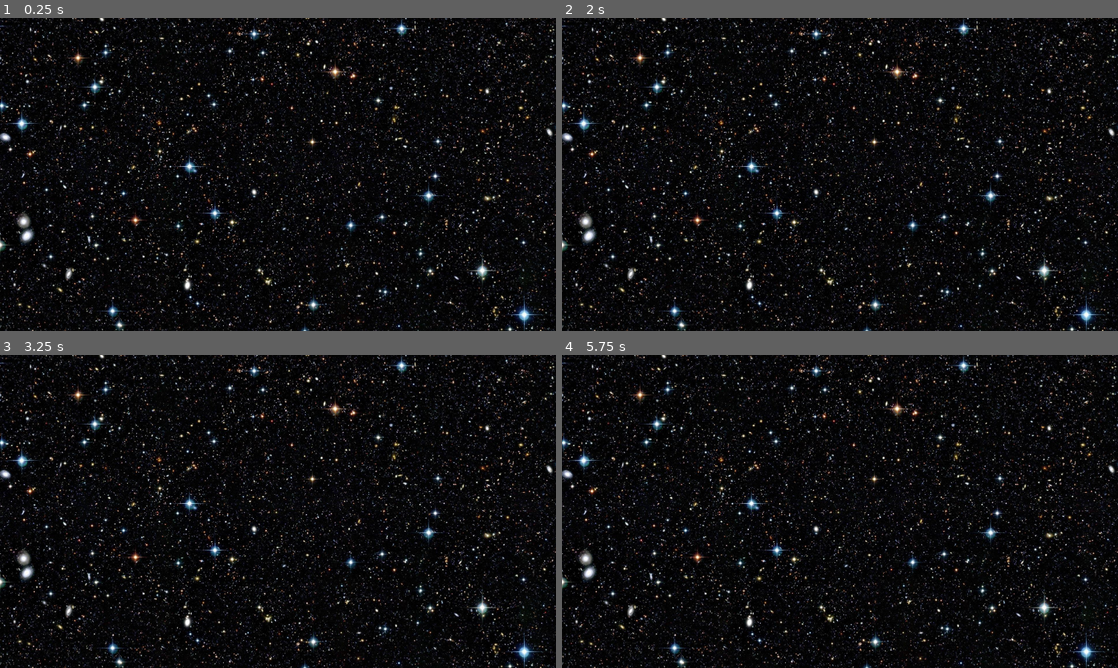
Above: before the commit, frames 1-4 (two rows, left to right).
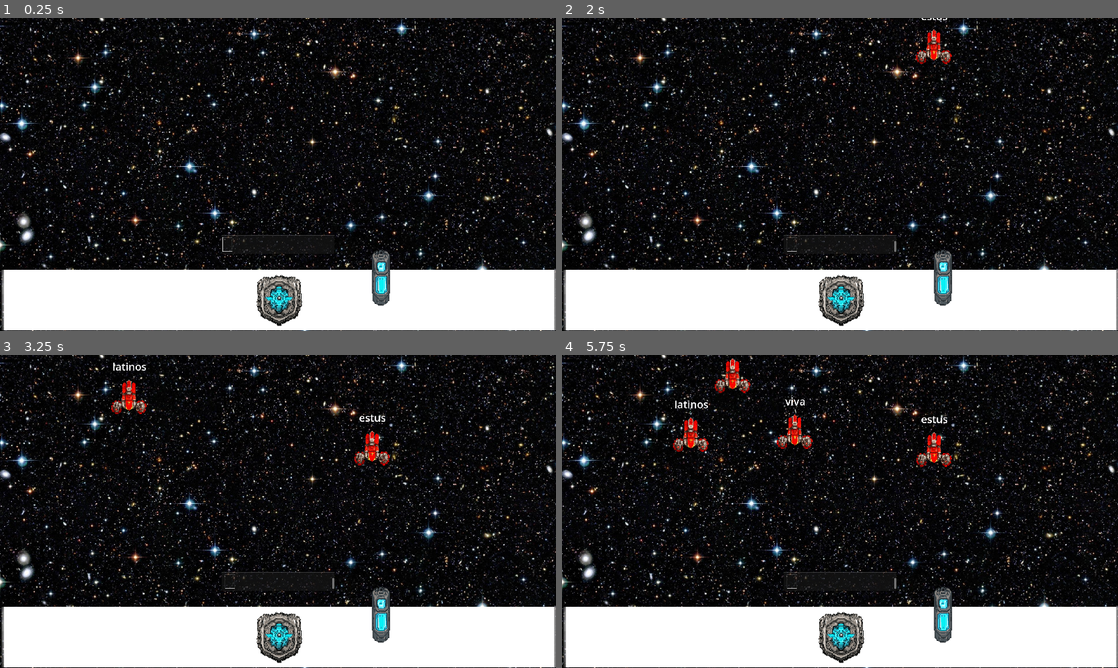
Above: after the commit, the same moments.

Repository: HephaistosForge/LinguaCaelestia
Game: Godot game, scene res://levels/main.tscn
Two runs of this game, one before a commit and one after it. Both use one fixed random seed, a clock stepped at 60 frames per second and the inputs below. Before the commit the project has no main scene; this scene is started directly in both runs.
Inputs:
- Up to frame 1 (0.25 s): no input
- Up to frame 2 (2 s): tap Enter at 0.5 s; tap Space at 1.25 s
- Up to frame 3 (3.25 s): no input
- Up to frame 4 (5.75 s): no input

The runs differ from the first frame. In frame 1, 20% of the frame differs, in the area x 0-100%, y 0-100%; in frame 2, 21%; in frame 3, 21%; in frame 4, 22%.

Commit message:
Add basic typing functionality to destroy a ship

Diff:
--- /dev/null
+++ b/controller/enemy_target_position.tscn
@@ -0,0 +1,3 @@
+[gd_scene format=3 uid="uid://q465b7xb2fw0"]
+
+[node name="EnemyTargetPosition" type="Node2D" groups=["enemy_target_position"]]
--- /dev/null
+++ b/controller/game_controller.gd
@@ -0,0 +1,65 @@
+extends Node2D
+
+var rocket_scene = preload("res://entities/projectile/rocket/rocket.tscn")
+
+var target_positions: Array[Vector2]
+var target_occupants: Array
+var score = 0
+
+func _ready():
+	for node in get_tree().get_nodes_in_group("enemy_target_position"):
+		target_positions.append(node.global_position)
+		target_occupants.append(null)
+	_spawn_enemy()
+	$TextEdit.grab_focus()
+
+func _process(delta):
+	pass
+
+func _random_choice(arr):
+	return arr[randi() % len(arr)]
+
+func _on_enemy_spawn_timer():
+	_spawn_enemy()
+
+func _get_free_index():
+	var empty = []
+	for i in range(0, len(target_positions)):
+		if target_occupants[i] == null:
+			empty.append(i)
+	if empty.is_empty():
+		return null
+	return _random_choice(empty)
+
+func _spawn_enemy():
+	var empty_index = _get_free_index()
+	if empty_index == null:
+		return
+	var target_pos = target_positions[empty_index]
+	var cruiser = _random_enemy()
+	target_occupants[empty_index] = cruiser
+	cruiser.index = empty_index
+	cruiser.position = target_pos * Vector2(0, 500)
+	cruiser.target_position = target_pos
+	add_child(cruiser)
+
+func _on_ship_destroyed(index):
+	target_occupants[index] = null
+	score += 100
+
+func _random_enemy():
+	var lang = _random_choice(Lang.LANGUAGES)
+	var cruiser = lang.cruiser_scene.instantiate()
+	cruiser.set_text(_random_choice(lang.ship_words))
+	return cruiser
+
+
+
+func _on_text_edit_text_changed():
+	var text = $TextEdit.text
+	for typed_label in get_tree().get_nodes_in_group("typed_label"):
+		if typed_label.type_text(text):
+			$TextEdit.text = ""
+			# TODO: for now destroy immediately
+			typed_label.get_parent().destroy()
+			break
--- /dev/null
+++ b/controller/game_controller.tscn
@@ -0,0 +1,41 @@
+[gd_scene load_steps=3 format=3 uid="uid://by76rqpob6t67"]
+
+[ext_resource type="Script" path="res://controller/game_controller.gd" id="1_tkqja"]
+[ext_resource type="Theme" uid="uid://c482k53sm2txa" path="res://resources/theme.tres" id="2_57l1q"]
+
+[node name="GameController" type="Node2D"]
+script = ExtResource("1_tkqja")
+
+[node name="EnemySpawnTimer" type="Timer" parent="."]
+autostart = true
+
+[node name="TextEdit" type="TextEdit" parent="."]
+anchors_preset = 8
+anchor_left = 0.5
+anchor_top = 0.5
+anchor_right = 0.5
+anchor_bottom = 0.5
+offset_left = -195.0
+offset_top = -31.0
+offset_right = 195.0
+offset_bottom = 34.0
+grow_horizontal = 2
+grow_vertical = 2
+size_flags_horizontal = 6
+size_flags_vertical = 6
+mouse_filter = 2
+theme = ExtResource("2_57l1q")
+theme_override_font_sizes/font_size = 35
+context_menu_enabled = false
+shortcut_keys_enabled = false
+selecting_enabled = false
+deselect_on_focus_loss_enabled = false
+drag_and_drop_selection_enabled = false
+virtual_keyboard_enabled = false
+middle_mouse_paste_enabled = false
+caret_type = 1
+caret_move_on_right_click = false
+caret_multiple = false
+
+[connection signal="timeout" from="EnemySpawnTimer" to="." method="_on_enemy_spawn_timer"]
+[connection signal="text_changed" from="TextEdit" to="." method="_on_text_edit_text_changed"]
--- /dev/null
+++ b/controller/rocket_launch_position.tscn
@@ -0,0 +1,3 @@
+[gd_scene format=3 uid="uid://6t8r5pw5wfjc"]
+
+[node name="RocketLaunchPosition" type="Node2D" groups=["rocket_launch_position"]]
--- /dev/null
+++ b/entities/enemies/latin/cruiser.gd
@@ -0,0 +1 @@
+extends Ship
--- a/entities/enemies/latin/cruiser.tscn
+++ b/entities/enemies/latin/cruiser.tscn
@@ -1,3 +1,18 @@
-[gd_scene format=3 uid="uid://ut0vy4oytro7"]
+[gd_scene load_steps=4 format=3 uid="uid://ut0vy4oytro7"]
 
-[node name="Cruiser" type="Node2D"]
+[ext_resource type="Script" path="res://entities/enemies/latin/cruiser.gd" id="1_31tes"]
+[ext_resource type="Texture2D" uid="uid://dyk7wq48gycyt" path="res://entities/enemies/latin/latin_cruiser.png" id="2_guxcj"]
+[ext_resource type="PackedScene" uid="uid://c2nj1twkiad1l" path="res://entities/enemies/typed_label.tscn" id="3_u6h1s"]
+
+[node name="Cruiser" type="Area2D"]
+script = ExtResource("1_31tes")
+
+[node name="Sprite" type="Sprite2D" parent="."]
+position = Vector2(2, -1)
+scale = Vector2(1.5, 1.5)
+texture = ExtResource("2_guxcj")
+
+[node name="CollisionShape2D" type="CollisionShape2D" parent="."]
+
+[node name="TypedLabel" parent="." instance=ExtResource("3_u6h1s")]
+position = Vector2(0, -104)
--- /dev/null
+++ b/entities/enemies/ship.gd
@@ -0,0 +1,31 @@
+extends Area2D
+
+class_name Ship
+
+@export var max_hp = 100
+@export var speed = 3
+
+signal destroyed(int)
+
+var index: int
+var hp: int
+var target_position: Vector2
+
+func _ready():
+	hp = max_hp
+	#$TypedLabel.connect("typed_label", destroy)
+
+func reduce_hp(by):
+	hp -= by
+	if hp <= 0:
+		destroy()
+
+func destroy():
+	emit_signal("destroyed", index)
+	queue_free()
+
+func _physics_process(delta):
+	self.global_position -= (self.global_position - target_position) * delta * speed
+
+func set_text(text: String):
+	$TypedLabel.set_text(text)
--- /dev/null
+++ b/entities/enemies/typed_label.gd
@@ -0,0 +1,20 @@
+extends Node2D
+
+#signal correctly_typed
+
+func _ready():
+	$Typed.visible_characters = 0
+
+
+func set_text(text: String):
+	$Label.text = text
+	$Typed.text = text
+
+func type_text(typed: String) -> bool:
+	if $Label.text.begins_with(typed):
+		$Typed.visible_characters = len(typed)
+	else:
+		$Typed.visible_characters = 0
+	#if $Label.text == typed:
+	#	emit_signal("correctly_typed")
+	return $Label.text == typed
--- /dev/null
+++ b/entities/enemies/typed_label.tscn
@@ -0,0 +1,49 @@
+[gd_scene load_steps=4 format=3 uid="uid://c2nj1twkiad1l"]
+
+[ext_resource type="Script" path="res://entities/enemies/typed_label.gd" id="1_y7kph"]
+
+[sub_resource type="LabelSettings" id="LabelSettings_uro80"]
+font_size = 36
+
+[sub_resource type="LabelSettings" id="LabelSettings_y5xh2"]
+font_size = 36
+font_color = Color(0.866667, 0, 0.156863, 1)
+
+[node name="TypedLabel" type="Node2D" groups=["typed_label"]]
+script = ExtResource("1_y7kph")
+
+[node name="Label" type="Label" parent="."]
+anchors_preset = 8
+anchor_left = 0.5
+anchor_top = 0.5
+anchor_right = 0.5
+anchor_bottom = 0.5
+offset_left = -20.0
+offset_top = -11.5
+offset_right = 20.0
+offset_bottom = 11.5
+grow_horizontal = 2
+grow_vertical = 2
+text = "typeme"
+label_settings = SubResource("LabelSettings_uro80")
+horizontal_alignment = 1
+vertical_alignment = 1
+visible_characters_behavior = 1
+
+[node name="Typed" type="Label" parent="."]
+anchors_preset = 8
+anchor_left = 0.5
+anchor_top = 0.5
+anchor_right = 0.5
+anchor_bottom = 0.5
+offset_left = -20.0
+offset_top = -11.5
+offset_right = 20.0
+offset_bottom = 11.5
+grow_horizontal = 2
+grow_vertical = 2
+text = "typeme"
+label_settings = SubResource("LabelSettings_y5xh2")
+horizontal_alignment = 1
+vertical_alignment = 1
+visible_characters_behavior = 1
--- a/entities/mothership.tscn
+++ /dev/null
@@ -1,15 +0,0 @@
-[gd_scene load_steps=3 format=3 uid="uid://baq4lpljix6qm"]
-
-[ext_resource type="Texture2D" uid="uid://bxod2730lenna" path="res://resources/box.png" id="1_0wg1b"]
-
-[sub_resource type="RectangleShape2D" id="RectangleShape2D_1fvu3"]
-size = Vector2(1648, 206)
-
-[node name="Mothership" type="Area2D"]
-
-[node name="Sprite2D" type="Sprite2D" parent="."]
-scale = Vector2(7.48438, 0.820312)
-texture = ExtResource("1_0wg1b")
-
-[node name="CollisionShape2D" type="CollisionShape2D" parent="."]
-shape = SubResource("RectangleShape2D_1fvu3")
--- /dev/null
+++ b/entities/mothership/mothership.tscn
@@ -0,0 +1,31 @@
+[gd_scene load_steps=6 format=3 uid="uid://baq4lpljix6qm"]
+
+[ext_resource type="Texture2D" uid="uid://bxod2730lenna" path="res://resources/box.png" id="1_0wg1b"]
+[ext_resource type="PackedScene" uid="uid://6t8r5pw5wfjc" path="res://controller/rocket_launch_position.tscn" id="2_qkcl2"]
+[ext_resource type="Texture2D" uid="uid://dxk5drkxr5tbt" path="res://entities/mothership/laser.png" id="3_ca78k"]
+[ext_resource type="Texture2D" uid="uid://d0rtf686wl5ai" path="res://entities/mothership/shield_generator.png" id="4_6d8p0"]
+
+[sub_resource type="RectangleShape2D" id="RectangleShape2D_1fvu3"]
+size = Vector2(1900, 206)
+
+[node name="Mothership" type="Area2D"]
+
+[node name="Sprite" type="Sprite2D" parent="."]
+scale = Vector2(7.48438, 0.820312)
+texture = ExtResource("1_0wg1b")
+
+[node name="CollisionShape2D" type="CollisionShape2D" parent="."]
+shape = SubResource("RectangleShape2D_1fvu3")
+
+[node name="RocketLaunchPosition" parent="." instance=ExtResource("2_qkcl2")]
+position = Vector2(-357, -36)
+
+[node name="Laser" type="Sprite2D" parent="."]
+position = Vector2(352, -81)
+scale = Vector2(2.23438, 2.23438)
+texture = ExtResource("3_ca78k")
+
+[node name="ShieldGenerator" type="Sprite2D" parent="."]
+position = Vector2(-3.05176e-05, 0.999985)
+scale = Vector2(2, 2)
+texture = ExtResource("4_6d8p0")
--- /dev/null
+++ b/entities/projectile/rocket/rocket.tscn
@@ -0,0 +1,8 @@
+[gd_scene load_steps=2 format=3 uid="uid://dj0ms41lvv7fw"]
+
+[ext_resource type="Texture2D" uid="uid://b377xgq2e8ij6" path="res://entities/projectile/rocket/rocket.png" id="1_ekkc7"]
+
+[node name="Rocket" type="Area2D"]
+
+[node name="Sprite2D" type="Sprite2D" parent="."]
+texture = ExtResource("1_ekkc7")
--- /dev/null
+++ b/globals/language.gd
@@ -0,0 +1,14 @@
+extends Node
+
+class_name Language
+
+var language: String
+var ship_words: Array
+var shield_words: Array
+var cruiser_scene: PackedScene
+
+func _init(_language, _ship_words, _shield_words, _cruiser_scene):
+	language = _language
+	ship_words = _ship_words
+	shield_words = _shield_words
+	cruiser_scene = _cruiser_scene
--- /dev/null
+++ b/globals/languages.gd
@@ -0,0 +1,10 @@
+extends Node2D
+
+var LANGUAGES: Array[Language] = [
+	Language.new(
+		"latin",
+		["viva", "estus", "caesar", "latinos"],
+		["shield"],
+		preload("res://entities/enemies/latin/cruiser.tscn"),
+	),
+]
--- a/levels/main.tscn
+++ b/levels/main.tscn
@@ -1,6 +1,9 @@
-[gd_scene load_steps=2 format=3 uid="uid://kvgyoarn6ghc"]
+[gd_scene load_steps=5 format=3 uid="uid://kvgyoarn6ghc"]
 
 [ext_resource type="Texture2D" uid="uid://bggybar3yr43c" path="res://resources/background.jpg" id="1_ahj1x"]
+[ext_resource type="PackedScene" uid="uid://baq4lpljix6qm" path="res://entities/mothership/mothership.tscn" id="2_nbpvr"]
+[ext_resource type="PackedScene" uid="uid://q465b7xb2fw0" path="res://controller/enemy_target_position.tscn" id="3_giaah"]
+[ext_resource type="PackedScene" uid="uid://by76rqpob6t67" path="res://controller/game_controller.tscn" id="4_k3rsk"]
 
 [node name="Main" type="Node2D"]
 
@@ -8,3 +11,32 @@
 texture = ExtResource("1_ahj1x")
 
 [node name="Camera2D" type="Camera2D" parent="."]
+
+[node name="Mothership" parent="." instance=ExtResource("2_nbpvr")]
+position = Vector2(4, 433)
+
+[node name="EnemyTargetPositions" type="Node2D" parent="."]
+
+[node name="EnemyTargetPosition" parent="EnemyTargetPositions" instance=ExtResource("3_giaah")]
+position = Vector2(-752, -379)
+
+[node name="EnemyTargetPosition2" parent="EnemyTargetPositions" instance=ExtResource("3_giaah")]
+position = Vector2(-514, -266)
+
+[node name="EnemyTargetPosition3" parent="EnemyTargetPositions" instance=ExtResource("3_giaah")]
+position = Vector2(-370, -425)
+
+[node name="EnemyTargetPosition4" parent="EnemyTargetPositions" instance=ExtResource("3_giaah")]
+position = Vector2(-155, -275)
+
+[node name="EnemyTargetPosition5" parent="EnemyTargetPositions" instance=ExtResource("3_giaah")]
+position = Vector2(126, -396)
+
+[node name="EnemyTargetPosition6" parent="EnemyTargetPositions" instance=ExtResource("3_giaah")]
+position = Vector2(326, -215)
+
+[node name="EnemyTargetPosition7" parent="EnemyTargetPositions" instance=ExtResource("3_giaah")]
+position = Vector2(632, -411)
+
+[node name="GameController" parent="." instance=ExtResource("4_k3rsk")]
+position = Vector2(0, 241)
--- a/project.godot
+++ b/project.godot
@@ -11,8 +11,13 @@
 [application]
 
 config/name="Fischbrotjam 2024"
+run/main_scene="res://levels/main.tscn"
 config/features=PackedStringArray("4.2", "GL Compatibility")
 config/icon="res://icon.svg"
+
+[autoload]
+
+Lang="*res://globals/languages.gd"
 
 [display]
 
@@ -22,5 +27,6 @@
 
 [rendering]
 
+textures/canvas_textures/default_texture_filter=0
 renderer/rendering_method="gl_compatibility"
 renderer/rendering_method.mobile="gl_compatibility"
--- /dev/null
+++ b/resources/theme.tres
@@ -0,0 +1,3 @@
+[gd_resource type="Theme" format=3 uid="uid://c482k53sm2txa"]
+
+[resource]
Renamed: resources/french_cruiser.png -> entities/enemies/french/french_cruiser.png
Not shown, changed: entities/enemies/french/french_cruiser.png.import
Renamed: entities/enemies/latin/latin_cruiser_0.png -> entities/enemies/latin/latin_cruiser.png
Not shown, added: entities/enemies/latin/latin_cruiser.png.import
Renamed: resources/Laser.png -> entities/mothership/laser.png
Not shown, added: entities/mothership/laser.png.import
Renamed: resources/ShieldGenerator.png -> entities/mothership/shield_generator.png
Not shown, changed: entities/mothership/shield_generator.png.import
Renamed: resources/Rocket.png -> entities/projectile/rocket/rocket.png
Not shown, added: entities/projectile/rocket/rocket.png.import
Not shown, added: .gitattributes
